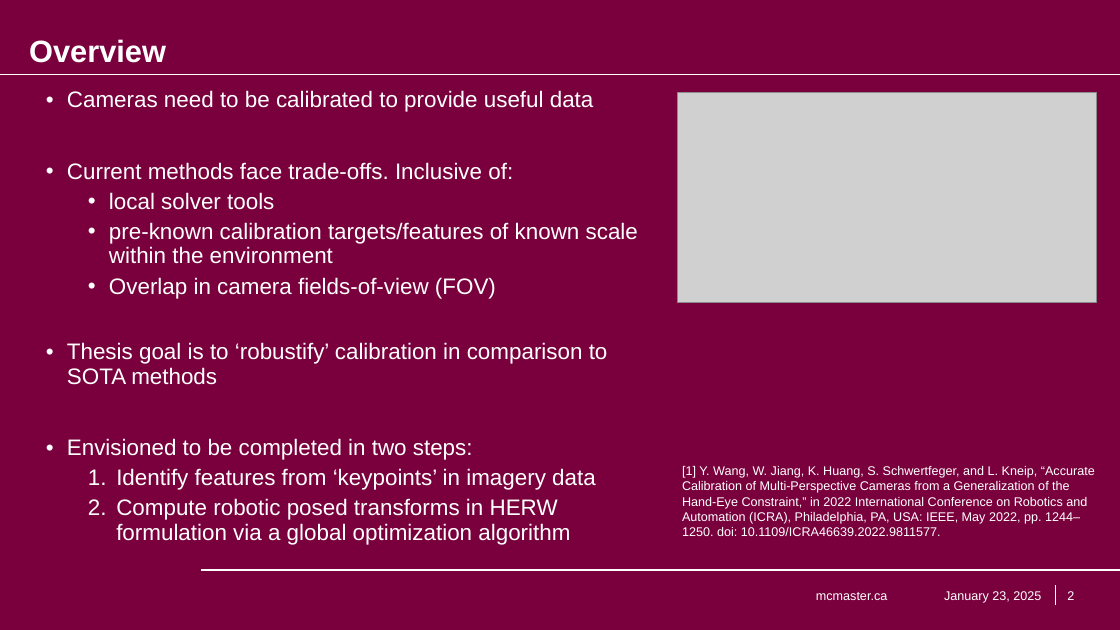
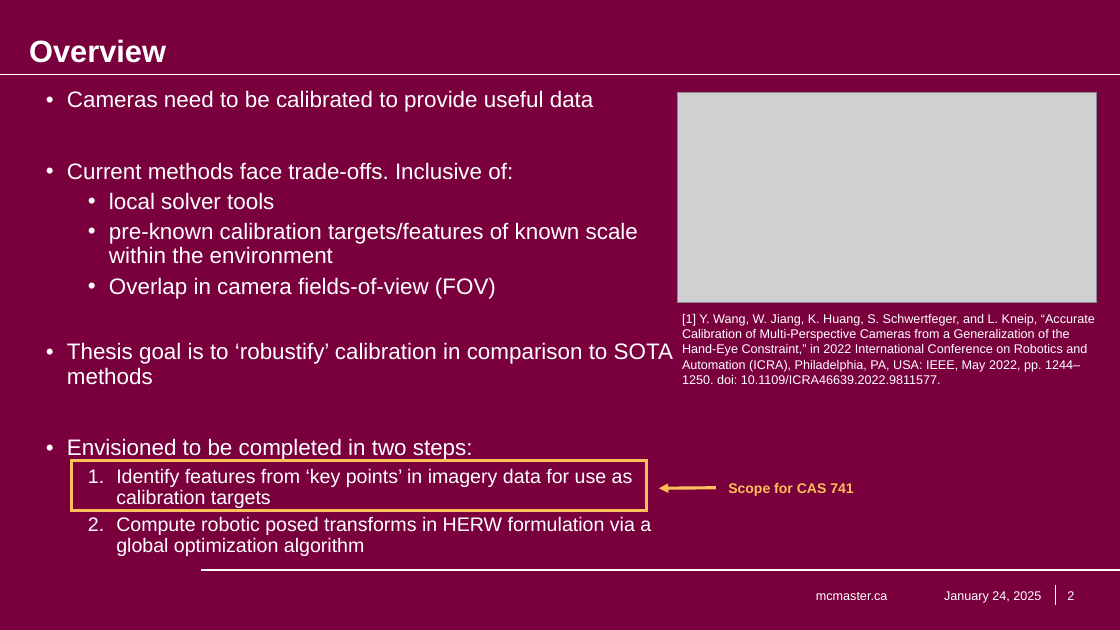
Before and after one commit to KiranSingh15/CAS-741-Image-Correspondences, a slide deck: slide 2 of docs/Presentations/SRS_Presentation/Kiran Singh - SRS Presentation - Image Feature Correspondences.pptx. Drawn at 1120x630 pixels with LibreOffice and Linux fonts; fonts in the diff are those of the drawing; grey boxes stand for pictures; background and template pictures are left out. Boxes give left, top, right and bottom in pixels: in the first picture for what was removed or moved away, otherwise in the second. Text is boxed around its words. In the diff, an @@ line names an element or a change of style, - is before the commit and + after.

```diff
--- a/docs/Presentations/SRS_Presentation/Kiran Singh - SRS Presentation - Image Feature Correspondences.pptx
+++ b/docs/Presentations/SRS_Presentation/Kiran Singh - SRS Presentation - Image Feature Correspondences.pptx
@@ text "[1] Y. Wang, W. Jiang, ...": place and size @@
-text "[1] Y. Wang, W. Jiang, ..." at box(682, 466, 1095, 536)
+text "[1] Y. Wang, W. Jiang, ..." at box(682, 314, 1095, 384)
@@ rectangle added at box(72, 460, 646, 511), outline #FDBF57 4.5 pt @@
@@ text at box(116, 468, 633, 508): text changed; size 32 to 28 pt @@
-  1. Identify features from ‘keypoints’ in imagery data
+  1. Identify features from ‘key points’ in imagery data for use as calibration targets
@@ arrow added from (716, 488) to (659, 488), #FDBF57 4.5 pt @@
@@ text added at box(728, 483, 853, 496), 20 pt, text #FDBF57, bold @@
+Scope for CAS 741
@@ text at box(116, 516, 651, 556): size 32 to 28 pt in "Compute robotic posed transforms in HERW formulation ..." @@
@@ text at box(944, 591, 1041, 603): text changed @@
-January 23, 2025
+January 24, 2025
```
Also in this commit, not shown: 11 other slides changed, 1 slide added.
